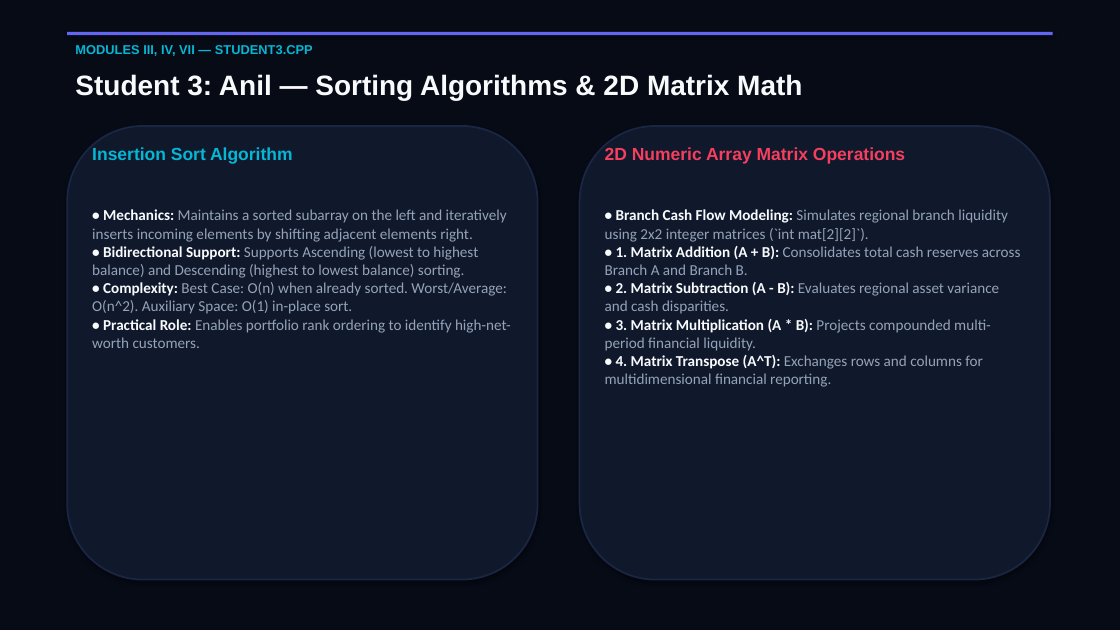
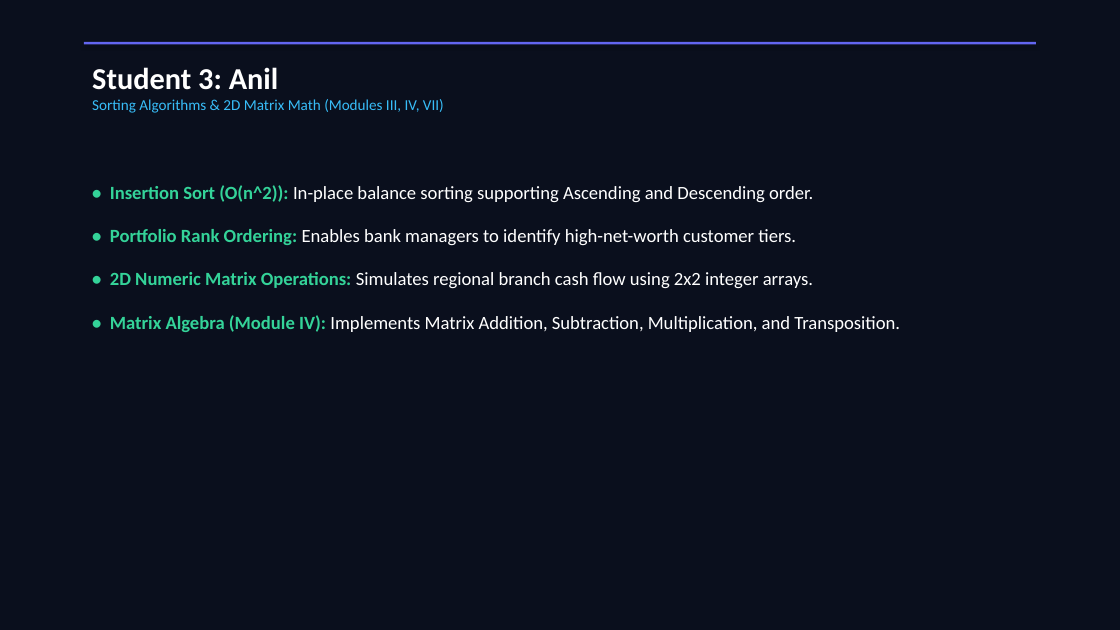
Before and after one commit to manikantareddemoni-glitch/bank-management-system, a slide deck: slide 7 of Bank_Management_System_Presentation.pptx. Drawn at 1120x630 pixels with LibreOffice and Linux fonts; fonts in the diff are those of the drawing. Boxes give left, top, right and bottom in pixels: in the first picture for what was removed or moved away, otherwise in the second. Text is boxed around its words. In the diff, an @@ line names an element or a change of style, - is before the commit and + after.

```diff
--- a/Bank_Management_System_Presentation.pptx
+++ b/Bank_Management_System_Presentation.pptx
@@ rectangle at bbox=[0, 0, 1120, 630]: fill #070B16 to #0A0F1D @@
@@ rectangle: place and size @@
-rectangle at bbox=[67, 32, 1053, 35]
+rectangle at bbox=[84, 42, 1036, 45]
@@ text at bbox=[92, 67, 444, 113]: text changed; size 11 to 13 pt; font Arial to Calibri; text colour #06B6D4 to #38BDF8; bold off @@
-MODULES III, IV, VII — STUDENT3.CPP
+Student 3: Anil
+Sorting Algorithms & 2D Matrix Math (Modules III, IV, VII)
@@ rounded rectangle removed at bbox=[67, 126, 538, 580] @@
@@ text removed at bbox=[92, 147, 293, 164] @@
-Insertion Sort Algorithm
@@ rounded rectangle removed at bbox=[580, 126, 1050, 580] @@
@@ text removed at bbox=[605, 147, 905, 164] @@
-2D Numeric Array Matrix Operations
@@ text removed at bbox=[92, 209, 511, 348] @@
-• Mechanics: Maintains a sorted subarray on the left and iteratively inserts incoming elements by shifting adjacent elements right.
-• Bidirectional Support: Supports Ascending (lowest to highest balance) and Descending (highest to lowest balance) sorting.
-• Complexity: Best Case: O(n) when already sorted. Worst/Average: O(n^2). Auxiliary Space: O(1) in-place sort.
-• Practical Role: Enables portfolio rank ordering to identify high-net-worth customers.
@@ text at bbox=[110, 185, 900, 332]: text changed; size 24 to 16 pt; font Arial to Calibri; text colour #F8FAFC to #FFFFFF; bold off @@
-Student 3: Anil — Sorting Algorithms & 2D Matrix Math
+• Insertion Sort (O(n^2)): In-place balance sorting supporting Ascending and Descending order.
+• Portfolio Rank Ordering: Enables bank managers to identify high-net-worth customer tiers.
+• 2D Numeric Matrix Operations: Simulates regional branch cash flow using 2x2 integer arrays.
+• Matrix Algebra (Module IV): Implements Matrix Addition, Subtraction, Multiplication, and Transposition.
@@ text removed at bbox=[605, 209, 1021, 387] @@
-• Branch Cash Flow Modeling: Simulates regional branch liquidity using 2x2 integer matrices (`int mat[2][2]`).
-• 1. Matrix Addition (A + B): Consolidates total cash reserves across Branch A and Branch B.
-• 2. Matrix Subtraction (A - B): Evaluates regional asset variance and cash disparities.
-• 3. Matrix Multiplication (A * B): Projects compounded multi-period financial liquidity.
-• 4. Matrix Transpose (A^T): Exchanges rows and columns for multidimensional financial reporting.
```
Also in this commit, not shown: 10 other slides changed, 3 slides added, 3 slides removed, 1 other file.
